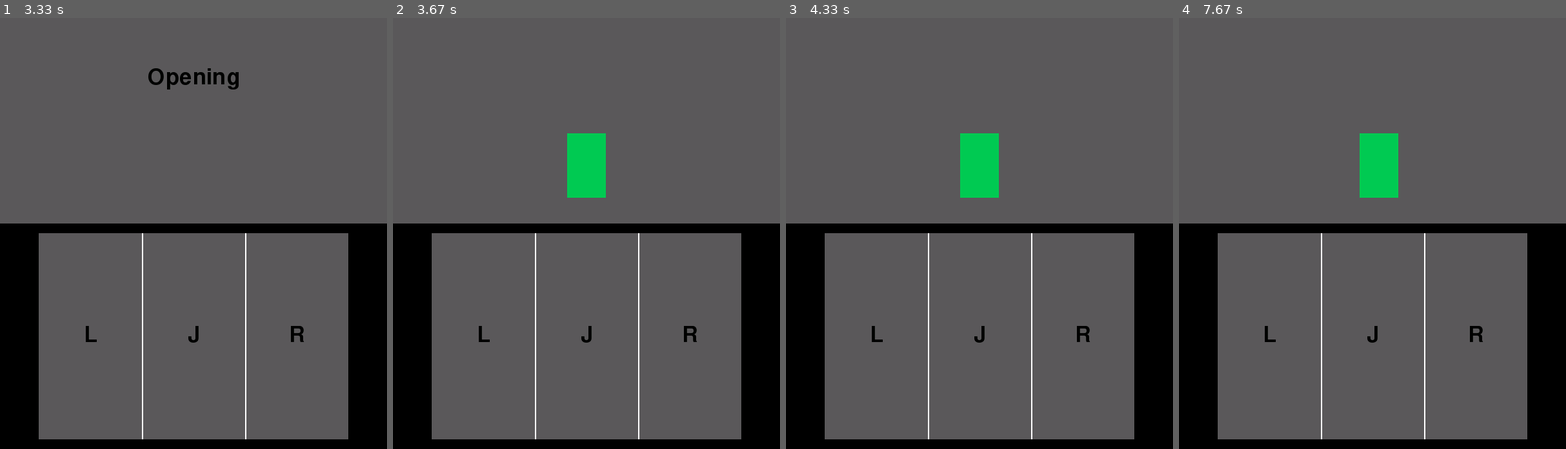
Above: before the commit, frames 1-4 (left to right).
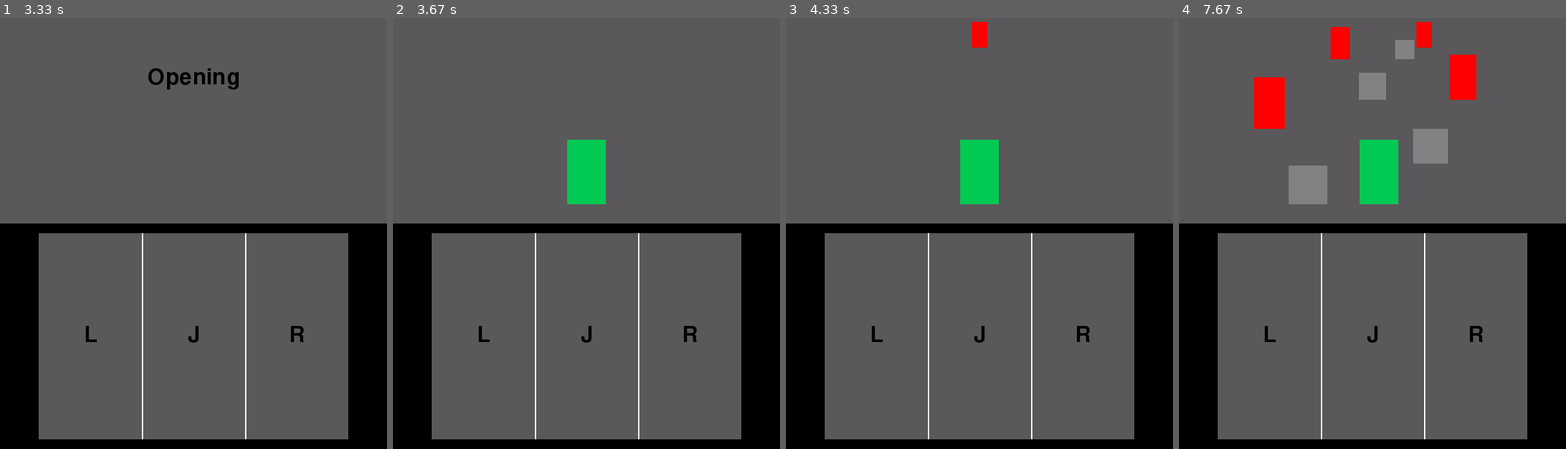
Above: after the commit, the same moments.

Repository: sota-inoue/Game
Game: pygame game, started from src/project/win_main.py
The game is run twice, just before and just after one commit, with the same random seed, the same clock (stepped at 60 frames per second) and the same inputs.
Inputs (mouse positions are in pixels of both pictures, inside the frame that each line leads up to):
- Up to frame 1 (3.33 s): click (73, 311) at 1.47 s
- Up to frame 2 (3.67 s): no input
- Up to frame 3 (4.33 s): no input
- Up to frame 4 (7.67 s): click (1248, 242) at 4.87 s; click (1507, 293) at 5.27 s; click (1279, 280) at 6.17 s; click (1511, 311) at 6.57 s; click (1476, 246) at 6.97 s; move the mouse to (1256, 384) at 7.23 s; click (1256, 384) at 7.37 s

Frame 1 is identical in both runs. In frame 2, 0.3% of the frame differs, in the area x 45-55%, y 26-44%; in frame 3, 0.5%; in frame 4, 4.9%, in the area x 19-77%, y 0-44%.

Commit message:
実際に動くかどうかの確認

Diff:
--- a/src/project/Game/player.py
+++ b/src/project/Game/player.py
@@ -35,7 +35,7 @@
         self.X5 = width * 5 // 6
 
         # マス目のy座標
-        self.Y1 = height - width * 3 // 20
+        self.Y1 = height - width//20 - self.player_height//2
         self.Y2 = self.Y1 - self.obstacle_size * 2
 
         # プレイヤーのx方向の移動速度
--- a/src/project/Game/stageobject.py
+++ b/src/project/Game/stageobject.py
@@ -5,8 +5,24 @@
         self.color = color
 
     def draw(self, x, y, width, height, surface):
-        # オブジェクトを描画する
-        pygame.draw.rect(surface, self.color, (x, y, width, height))
+        # x, yを中心座標として、オブジェクトを画面上に描画する
+        pygame.draw.rect(
+            surface,
+            self.color,
+            (
+                # xを中心にして、左上のx座標を決める
+                x - (width // 2),
+
+                # yを中心にして、左上のy座標を決める
+                y - (height // 2),
+
+                # オブジェクトの横幅
+                width,
+
+                # オブジェクトの縦幅
+                height
+            )
+        )
 
 class Enemy(StageObject):
     def __init__(self):
--- /dev/null
+++ b/src/project/Resource/Map/stage1.txt
@@ -0,0 +1,30 @@
+0 0 0 0 0
+0 0 1 0 0
+0 51 0 0 0
+0 0 0 51 0
+1 0 0 0 0
+0 0 51 0 1
+0 0 0 0 0
+0 1 0 51 0
+0 0 0 0 1
+51 0 0 0 0
+0 0 1 0 0
+0 51 0 0 0
+0 0 0 1 0
+0 0 51 0 0
+1 0 0 0 51
+0 0 0 0 0
+0 51 1 0 0
+0 0 0 51 0
+1 0 0 0 0
+0 0 1 0 51
+0 0 0 0 0
+51 0 0 1 0
+0 0 51 0 0
+0 1 0 0 0
+0 0 0 51 1
+0 0 0 0 0
+1 51 0 0 0
+0 0 0 1 0
+0 51 0 0 0
+0 0 0 0 0
--- a/src/project/Screen/Coordinates.py
+++ b/src/project/Screen/Coordinates.py
@@ -1,11 +1,10 @@
-
 class CoordinateManager:
     def __init__(self, width, height):
 
         # 各レーンの横幅
         # 手前のレーンほど大きく、奥のレーンほど小さくする
         self.lane_width = [
-            width * 10 // 10,
+            width,
             width * 9 // 10,
             width * 8 // 10,
             width * 7 // 10,
@@ -18,7 +17,7 @@
         # レーンを画面の中央に配置するため、
         # 画面幅とレーン幅の差を2で割る
         self.lane_x = [
-            (width - self.lane_width[0]) // 2,
+            0,
             (width - self.lane_width[1]) // 2,
             (width - self.lane_width[2]) // 2,
             (width - self.lane_width[3]) // 2,
@@ -29,22 +28,20 @@
 
         # 各レーンのY座標
         #
-        # width // 10: 敵やプレイヤーの基準サイズとして使う
-        #
-        # width // 20: 一番手前のレーン下側に少し余白を作るために使う
+        # width // 20: 一番下のレーンの余白
         #
         # width * 3 // 20: 奥側のレーン全体を少し上に配置するための基準値
         #
         # height * n // 50: レーンごとの縦方向の間隔を作るための値
         #
         lane_y = [
-            ((height - width // 10) - width // 20),
-            ((height - width * 3 // 20) - (height * 7 // 50)),
-            ((height - width * 3 // 20) - (height * 6 // 50)),
-            ((height - width * 3 // 20) - (height * 5 // 50)),
-            ((height - width * 3 // 20) - (height * 4 // 50)),
-            ((height - width * 3 // 20) - (height * 3 // 50)),
-            ((height - width * 3 // 20) - (height * 2 // 50))
+            (height - width // 20),
+            ((height - width // 20) - (height * 7 // 50)),
+            ((height - width // 20) - (height * 13 // 50)),
+            ((height - width // 20) - (height * 18 // 50)),
+            ((height - width // 20) - (height * 22 // 50)),
+            ((height - width // 20) - (height * 25 // 50)),
+            ((height - width // 20) - (height * 27 // 50))
         ]
 
         # 各レーンの座標情報を作成して配列に保存
@@ -62,23 +59,23 @@
     def get_Coordinate(self, x, y):
         # 指定されたマスの座標を返す
         #
-        # x座標 : 1〜5で指定する
-        # y座標 : 1〜7で指定する
+        # x座標 : 0〜4で指定する
+        # y座標 : 0〜6で指定する
         #
         # ゲーム上のyは、
-        #   y = 1 が一番手前
-        #   y = 7 が一番奥
-        return self.lanes[y-1].get_Coordinate(x)
+        #   y = 0 が一番手前
+        #   y = 6 が一番奥
+        return self.lanes[y].get_Coordinate(x)
 
     def get_enemy_size(self, y):
         # 指定されたレーンの敵のサイズを返す
-        # y座標 : 1〜7で指定する
-        return self.lanes[y-1].get_enemy_size()
+        # y座標 : 0〜6で指定する
+        return self.lanes[y].get_enemy_size()
 
     def get_obstacle_size(self, y):
         # 指定されたレーンの障害物のサイズを返す
-        # y座標 : 1〜7で指定する
-        return self.lanes[y-1].get_obstacle_size()
+        # y座標 : 0〜6で指定する
+        return self.lanes[y].get_obstacle_size()
 
 
 class LaneCoordinate:
@@ -105,13 +102,13 @@
         self.enemy_height = self.enemy_width * 5 // 3
 
         # 障害物の横幅と縦幅、比率は1:1
-        self.obstacle_width = width//20
-        self.obstacle_width = width//20
+        self.obstacle_width = width//10
+        self.obstacle_height = self.obstacle_width
 
     def get_Coordinate(self, x):
         # 指定された横マス番号の座標を返す
-        # x座標 : 1〜5で指定する
-        return self.cell_x[x-1], self.cell_y
+        # x座標 : 0〜4で指定する
+        return self.cell_x[x], self.cell_y
 
     def get_enemy_size(self):
         # 敵の横幅と縦幅を返す
--- a/src/project/Screen/Display.py
+++ b/src/project/Screen/Display.py
@@ -2,6 +2,7 @@
 from enum import Enum
 
 from Game.player import Player, Command
+from Screen.stagedrow import StageDraw
 
 class GameScene(Enum):
     TITLE = 0
@@ -17,6 +18,7 @@
     def __init__(self, width, height):
         self.width = width
         self.height = height
+        self.stagedorw = StageDraw(width, height)
         self.surface = pygame.Surface((self.width, self.height), depth=16)
         self.font = pygame.font.Font(None, 50)
         self.state = GameScene.TITLE
@@ -31,6 +33,9 @@
         text_height = text.get_height()
         # 指定された座標を文字列の中心として描画
         self.surface.blit(text, (x - text_width // 2, y - text_height // 2))
+
+    def mapupdate(self, date):
+        self.stagedorw.update(date)
 
     # 外部からゲーム画面の状態を変更する機能
     def set_state(self, state):
@@ -65,6 +70,7 @@
         self.DrawText("Opening", self.width//2, self.height//2)
 
     def draw_Stage(self):
+        self.stagedorw.draw(self.surface)
         # 保存されている入力コマンドをもとにプレイヤーを更新し、画面に描画する
         self.player.update(self.player_cmd, self.surface)
 
--- /dev/null
+++ b/src/project/Screen/stagedrow.py
@@ -0,0 +1,75 @@
+from Game.stageobject import Enemy, Obstacle
+from Screen.Coordinates import CoordinateManager
+
+
+class StageDraw:
+    def __init__(self, width, height):
+        # 7レーン × 5マス分のオブジェクトデータ
+        # objects[0]：レーン1（手前）
+        # objects[6]：レーン7（奥）
+        self.objects = [[0] * 5 for _ in range(7)]
+
+        # オブジェクトの座標や大きさを管理するクラス
+        self.locate = CoordinateManager(width, height)
+
+        # 敵と障害物の描画用インスタンス
+        self.enemy = Enemy()
+        self.obstacle = Obstacle()
+
+    def draw(self, surface):
+        # レーン数を取得
+        lane_num = len(self.objects)
+
+        # 1レーンあたりのマス数を取得
+        cell_num = len(self.objects[0])
+
+        # 奥のレーンから順番に描画する
+        i = lane_num - 1
+        while i >= 0:
+            # 左端のマスから順番に描画する
+            j = 0
+            while j < cell_num:
+
+                # 敵を描画
+                if self.objects[i][j] == 1:
+                    # 描画座標を取得
+                    x, y0 = self.locate.get_Coordinate(j, i)
+
+                    # 敵の大きさを取得
+                    w, h = self.locate.get_enemy_size(i)
+
+                    # 描画位置を補正
+                    y = y0 - h // 2
+
+                    # 敵を描画
+                    self.enemy.draw(x, y, w, h, surface)
+
+                # 障害物を描画
+                elif self.objects[i][j] == 51:
+                    # 描画座標を取得
+                    x, y0 = self.locate.get_Coordinate(j, i)
+
+                    # 障害物の大きさを取得
+                    w, h = self.locate.get_obstacle_size(i)
+
+                    # 描画位置を補正
+                    y = y0 - h // 2
+
+                    # 障害物を描画
+                    self.obstacle.draw(x, y, w, h, surface)
+
+                # 次のマスへ
+                j += 1
+
+            # 1つ手前のレーンへ
+            i -= 1
+
+    def update(self, data):
+        # レーン2～7のデータをレーン1～6へ移動する
+        i = 0
+        while i < len(self.objects) - 1:
+            self.objects[i] = self.objects[i + 1].copy()
+            i += 1
+
+        # 一番奥のレーン7に新しいマップデータを設定する
+        self.objects[6] = data.copy()
--- a/src/project/System/App.py
+++ b/src/project/System/App.py
@@ -7,6 +7,7 @@
 from System.fb import FbManager
 from System.input import TouchInput
 from Game.player import Command
+from System.Textreader import TextReader
 
 class GameState(Enum):
     TITLE = 0
@@ -36,6 +37,8 @@
 
         # fpsを管理するためのClockオブジェクトを生成
         self.clock = pygame.time.Clock()
+
+        self.map = TextReader()
 
         # タッチ画面を生成
         self.touch = TouchDisplay()
@@ -136,9 +139,11 @@
             # 入力されたコマンドを取得し、ゲーム画面に渡す
             cmd = self.get_command()
             self.game.set_player_cmd(cmd)
+            if self.count % 5 == 0:
+                self.game.mapupdate(self.map.get_mapdata1(self.count // 5))
 
             # ゲーム画面を一定時間表示したらクリア画面へ遷移する
-            if self.count > 50:
+            if self.count > 100:
                 self.state = GameState.CLEAR
                 self.game.set_state(GameScene.CLEAR)
                 self.touch.set_state(TouchScene.CONTINUE)
--- a/src/project/System/Textreader.py
+++ b/src/project/System/Textreader.py
@@ -1,9 +1,9 @@
 from pathlib import Path
 
-class MapManager:
+class TextReader:
     def __init__(self):
-        # このファイルが置かれているフォルダのパスを取得する
-        self.base_dir = Path(__file__).resolve().parent
+        # Textreader.py から project フォルダまで戻る
+        self.base_dir = Path(__file__).resolve().parent.parent
 
         # stage1.txtを読み込み、ステージ1のマップデータとして保存する
         self.stage1_mapdata = self.load_mapdata("stage1.txt")
@@ -12,14 +12,14 @@
         self.stage1_size = len(self.stage1_mapdata)
 
     def load_mapdata(self, filename):
-        # 読み込むテキストファイルのパスを作成する
-        path = self.base_dir / filename
+        # project/Resource/Map/filename のパスを作成する
+        path = self.base_dir / "Resource" / "Map" / filename
 
         # テキストファイルを読み込む
         with open(path, "r", encoding="utf-8") as file:
             return [
-                # 1行分の文字を1文字ずつ整数に変換してリストにする
-                [int(x) for x in line.strip()]
+                # 1行分のデータをスペースで区切り、整数に変換してリストにする
+                [int(x) for x in line.split()]
 
                 # ファイルの各行を順番に読み込む
                 for line in file
